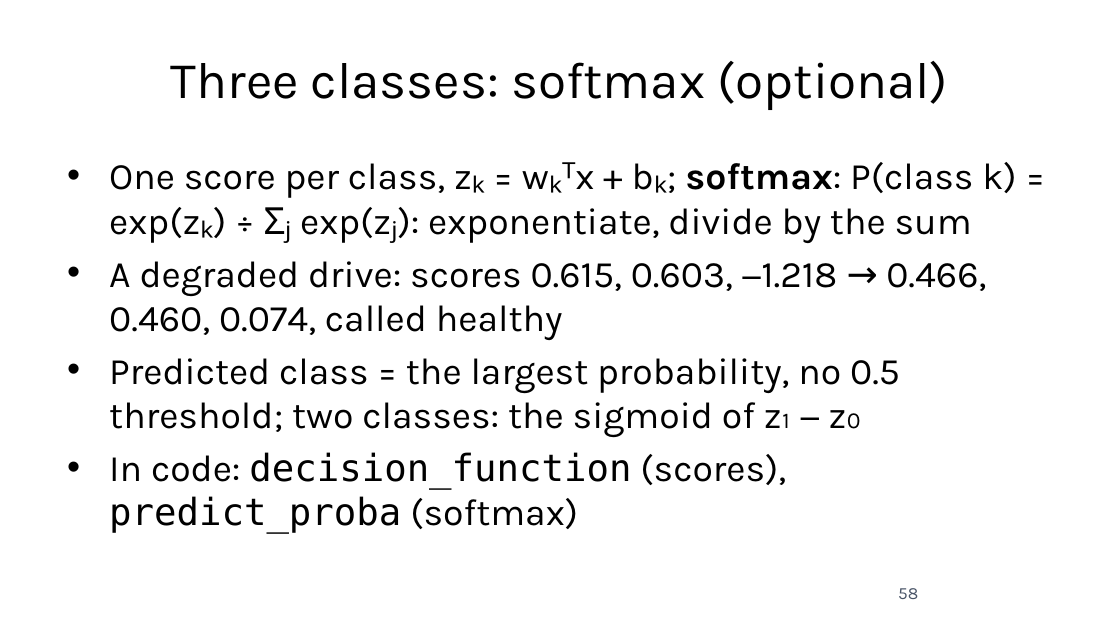
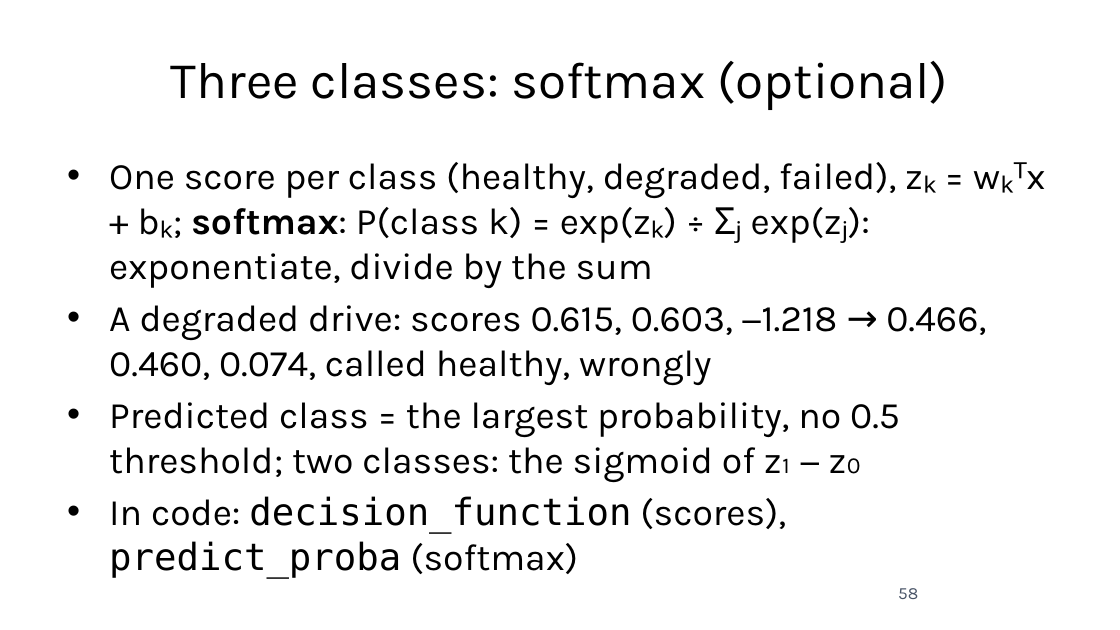
Before and after one commit to fabioantonini/technologies-for-artificial-intelligence, a slide deck: slide 58 of Lessons/04_classification_and_metrics/Slides/classification_and_metrics_slides.pptx. Drawn at 1120x630 pixels with LibreOffice and Linux fonts; fonts in the diff are those of the drawing; background and template pictures are left out. Boxes give left, top, right and bottom in pixels: in the first picture for what was removed or moved away, otherwise in the second. Text is boxed around its words. In the diff, an @@ line names an element or a change of style, - is before the commit and + after.

```diff
--- a/Lessons/04_classification_and_metrics/Slides/classification_and_metrics_slides.pptx
+++ b/Lessons/04_classification_and_metrics/Slides/classification_and_metrics_slides.pptx
@@ text at (109, 162, 986, 386): text changed @@
-• One score per class, zₖ = wₖᵀx + bₖ; softmax: P(class k) = exp(zₖ) ÷ Σⱼ exp(zⱼ): exponentiate, divide by the sum
-• A degraded drive: scores 0.615, 0.603, −1.218 → 0.466, 0.460, 0.074, called healthy
+• One score per class (healthy, degraded, failed), zₖ = wₖᵀx + bₖ; softmax: P(class k) = exp(zₖ) ÷ Σⱼ exp(zⱼ): exponentiate, divide by the sum
+• A degraded drive: scores 0.615, 0.603, −1.218 → 0.466, 0.460, 0.074, called healthy, wrongly
```
Also in this commit, not shown: 2 other files.
